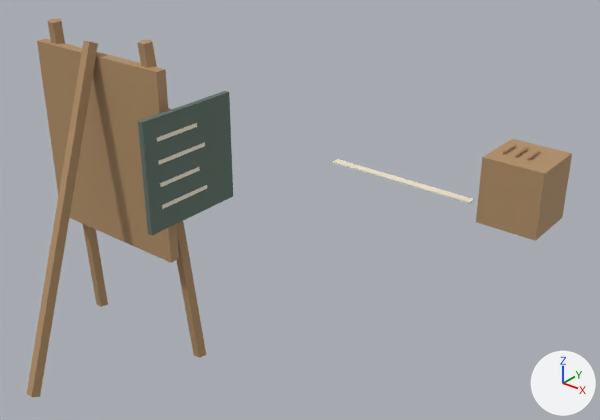
The glTF model assets/models/props/darts_stand.glb: old version first, new version second.
Both versions are drawn from a camera (50 mm lens) standing at (3.48, -2.73, 2.94) and looking at (0.44, 1.06, 0.59). The axes (+X, +Y, +Z) are drawn at lower right. The lights are the same throughout. The picture after the commit comes second. Vertices at exactly the same position are counted once.

Objects in the first picture: 'DartsStand'.
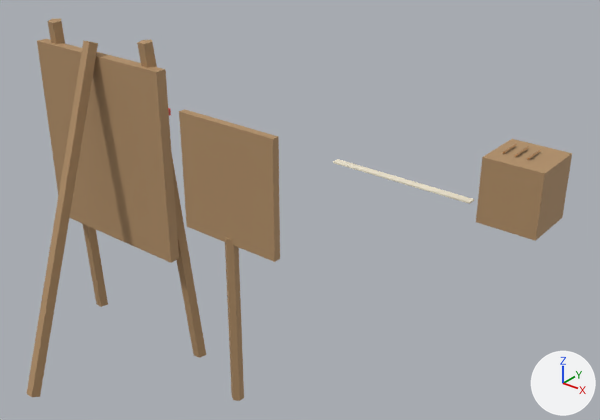
Boxes (x1, y1, x2, y2) around the edits, measured in the pictures (600 x 420 px):
'DartsStand', reshaped: before (27, 19, 572, 397); after (27, 19, 572, 401)
part 1 of me_dartsstand, added (brown): after (179, 109, 280, 262)
part 2 of me_dartsstand, added (brown): after (225, 237, 244, 401)
part 3 of me_dartsstand, deleted: before (138, 91, 233, 235)
part 4 of me_dartsstand, deleted: before (157, 123, 197, 142)
part 5 of me_dartsstand, deleted: before (158, 142, 205, 165)
part 6 of me_dartsstand, deleted: before (160, 167, 200, 187)
part 7 of me_dartsstand, deleted: before (162, 185, 207, 209)

Patch to the scene script:
```diff
--- a/assets/models/props/darts_stand.glb.py
+++ b/assets/models/props/darts_stand.glb.py
@@ me_dartsstand @@
 # used by ob_dartsstand; location = (0.0, 0.0, 0.0)
-me_dartsstand.from_pydata(...)  # 358 vertices, 612 faces; spans x -0.7..1.4, y -0.78..3.2, z -0.01..1.9
+me_dartsstand.from_pydata(...)  # 346 vertices, 596 faces; spans x -0.7..1.4, y -0.78..3.2, z -0.01..1.9
+# me_dartsstand part 1: a new loose piece, a box spanning x 0.6..1.2, y -0.08..-0.04, z 0.97..1.6, in mat_wood (brown #b39069)
+# me_dartsstand part 2: a new loose piece, a 6-sided cylinder along z spanning x 0.87..0.93, y -0.095..-0.025, z 0.0..1.0, in mat_wood (brown #b39069)
+# me_dartsstand part 3: the loose piece of 8 vertices spanning x 0.55..0.58, y -0.3..0.3, z 1.0..1.6 is deleted
+# me_dartsstand part 4: the loose piece of 8 vertices spanning x 0.58, y -0.22..0.05, z 1.48..1.5 is deleted
+# me_dartsstand part 5: the loose piece of 8 vertices spanning x 0.58, y -0.22..0.1, z 1.36..1.38 is deleted
+# me_dartsstand part 6: the loose piece of 8 vertices spanning x 0.58, y -0.22..0.05, z 1.24..1.26 is deleted
+# me_dartsstand part 7: the loose piece of 8 vertices spanning x 0.58, y -0.22..0.1, z 1.12..1.14 is deleted
+# other edits to the shape of me_dartsstand do not show in these pictures
 me_dartsstand.materials.append(mat_wood)
@@ me_dartsstand @@
 me_dartsstand.materials.append(mat_board)
-me_dartsstand.materials.append(mat_paper)  # pale yellow #f6efda
```
